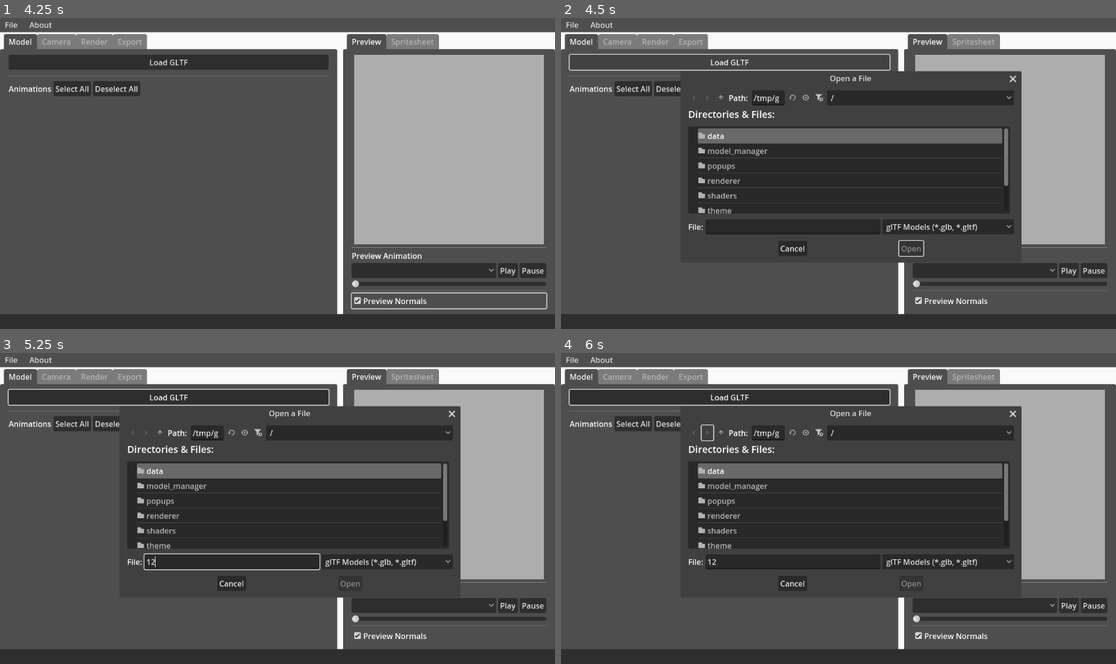
Above: before the commit, frames 1-4 (two rows, left to right).
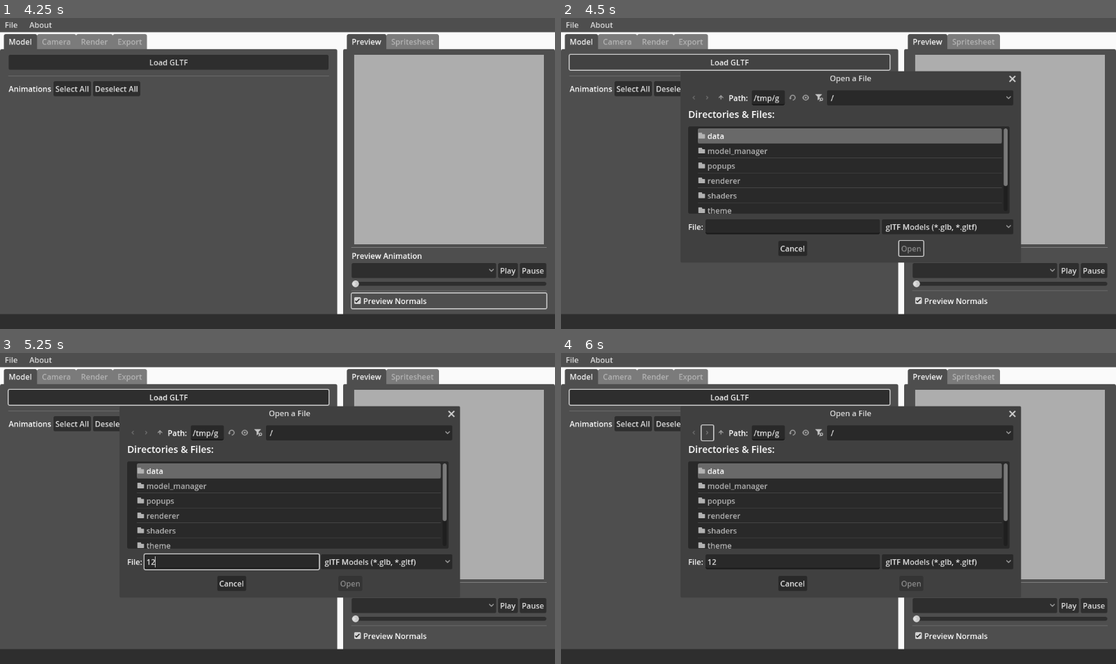
Above: after the commit, the same moments.

Repository: Caaz/FlatPixel
Game: Godot game, scene res://ui/main.tscn
Two runs of this game, one before a commit and one after it. Both use one fixed random seed, a clock stepped at 60 frames per second and the inputs below.
Inputs (mouse positions are in pixels of both pictures, inside the frame that each line leads up to):
- Up to frame 1 (4.25 s): click "Play" at 0.5 s; click "Play" at 1.25 s; click "Select All" at 2 s; click "Deselect All" at 2.75 s; click "Preview Normals" at 3.5 s
- Up to frame 2 (4.5 s): click "Load GLTF" at 4.25 s
- Up to frame 3 (5.25 s): click (233, 561) at 5.02 s; type "12" at 5.1 s
- Up to frame 4 (6 s): click (705, 433) at 5.75 s

Frame 1 is identical in both runs. In frame 2, 0.3% of the frame differs, in the area x 57-83%, y 17-74%; in frame 3, 0.3%; in frame 4, 0.3%.

Commit message:
ui and data prep for turntable mode

Diff:
--- a/data/settings/camera_settings.gd
+++ b/data/settings/camera_settings.gd
@@ -9,3 +9,5 @@
 
 @export var ortho_camera_size: float = 1
 @export var perspective_camera_fov: float = 75
+
+@export var turntable_steps: int = 1
--- /dev/null
+++ b/theme/tooltip_stylebox.tres
@@ -0,0 +1,16 @@
+[gd_resource type="StyleBoxFlat" format=3 uid="uid://bbfjeidm0wuy1"]
+
+[resource]
+content_margin_left = 10.0
+content_margin_top = 4.0
+content_margin_right = 10.0
+content_margin_bottom = 4.0
+bg_color = Color(0.180392, 0.180392, 0.180392, 1)
+border_width_left = 1
+border_width_top = 1
+border_width_right = 1
+border_width_bottom = 1
+corner_radius_top_left = 4
+corner_radius_top_right = 4
+corner_radius_bottom_right = 4
+corner_radius_bottom_left = 4
--- a/theme/ui_theme.tres
+++ b/theme/ui_theme.tres
@@ -7,6 +7,7 @@
 [ext_resource type="StyleBox" uid="uid://c3rgb07avjqxl" path="res://theme/tab_stylebox_hovered.tres" id="2_8aw70"]
 [ext_resource type="StyleBox" uid="uid://bmkgniq0rgoay" path="res://theme/menubar_pressed_stylebox.tres" id="3_p7mgs"]
 [ext_resource type="StyleBox" uid="uid://rn3k57eo8s06" path="res://theme/tab_stylebox_unselected.tres" id="4_eqcwn"]
+[ext_resource type="StyleBox" uid="uid://bbfjeidm0wuy1" path="res://theme/tooltip_stylebox.tres" id="8_7p73w"]
 
 [sub_resource type="StyleBoxFlat" id="StyleBoxFlat_7uusv"]
 draw_center = false
@@ -26,3 +27,4 @@
 TabContainer/styles/tab_hovered = ExtResource("2_8aw70")
 TabContainer/styles/tab_selected = ExtResource("2_7uusv")
 TabContainer/styles/tab_unselected = ExtResource("4_eqcwn")
+TooltipPanel/styles/panel = ExtResource("8_7p73w")
--- /dev/null
+++ b/ui/panels/camera/turntable_mode_button_group.tres
@@ -0,0 +1,3 @@
+[gd_resource type="ButtonGroup" format=3 uid="uid://btl3byugvo8uu"]
+
+[resource]
--- a/ui/panels/camera_panel.gd
+++ b/ui/panels/camera_panel.gd
@@ -15,6 +15,10 @@
 @onready var ortho_size_spin_box: SpinBox = %OrthoSizeSpinBox
 @onready var perspective_only_v_box: VBoxContainer = %PerspectiveOnlyVBox
 @onready var perspective_fov_spin_box: SpinBox = %PerspectiveFovSpinBox
+
+@onready var turntable_off_button: Button = %OffButton
+@onready var turntable_four_direction_button: Button = %FourDirectionButton
+@onready var turntable_eight_direction_button: Button = %EightDirectionButton
 
 func _ready():
 	Session.on_flpx_loaded.connect(_on_flpx_loaded)
@@ -38,7 +42,17 @@
 	settings.ortho_camera_size = ortho_size_spin_box.value
 	settings.perspective_camera_fov = perspective_fov_spin_box.value
 
+	settings.turntable_steps = _get_turntable_value()
+
 	Session.set_camera_settings(settings)
+
+func _get_turntable_value():
+	if turntable_off_button.button_pressed:
+		return 1
+	elif turntable_four_direction_button.button_pressed:
+		return 4
+	elif turntable_eight_direction_button.button_pressed:
+		return 8
 
 func _autoframe():
 	var aabb = Session.capture_model.get_aabb()
@@ -65,3 +79,7 @@
 
 	ortho_size_spin_box.set_value_no_signal(Session.camera_settings.ortho_camera_size)
 	perspective_fov_spin_box.set_value_no_signal(Session.camera_settings.perspective_camera_fov)
+
+	turntable_off_button.button_pressed = Session.camera_settings.turntable_steps == 1
+	turntable_four_direction_button.button_pressed = Session.camera_settings.turntable_steps == 4
+	turntable_eight_direction_button.button_pressed = Session.camera_settings.turntable_steps == 8
--- a/ui/panels/camera_panel.tscn
+++ b/ui/panels/camera_panel.tscn
@@ -1,6 +1,7 @@
-[gd_scene load_steps=2 format=3 uid="uid://biv2jotw81h8x"]
+[gd_scene load_steps=3 format=3 uid="uid://biv2jotw81h8x"]
 
 [ext_resource type="Script" uid="uid://bkxkk7w8il3wt" path="res://ui/panels/camera_panel.gd" id="1_bqdgj"]
+[ext_resource type="ButtonGroup" uid="uid://btl3byugvo8uu" path="res://ui/panels/camera/turntable_mode_button_group.tres" id="2_tw7vk"]
 
 [node name="CameraPanel" type="MarginContainer"]
 anchors_preset = 15
@@ -34,6 +35,42 @@
 min_value = -180.0
 max_value = 180.0
 
+[node name="TurntableModeHBox" type="HBoxContainer" parent="VBoxContainer"]
+layout_mode = 2
+
+[node name="TurntableModeLabel" type="Label" parent="VBoxContainer/TurntableModeHBox"]
+layout_mode = 2
+size_flags_horizontal = 3
+tooltip_text = "Automatically renders multiple times, rotating the model each time."
+mouse_filter = 1
+text = "Turntable Mode:"
+horizontal_alignment = 1
+
+[node name="OffButton" type="Button" parent="VBoxContainer/TurntableModeHBox"]
+unique_name_in_owner = true
+layout_mode = 2
+size_flags_horizontal = 3
+toggle_mode = true
+button_pressed = true
+button_group = ExtResource("2_tw7vk")
+text = "Off"
+
+[node name="FourDirectionButton" type="Button" parent="VBoxContainer/TurntableModeHBox"]
+unique_name_in_owner = true
+layout_mode = 2
+size_flags_horizontal = 3
+toggle_mode = true
+button_group = ExtResource("2_tw7vk")
+text = "4 Directions"
+
+[node name="EightDirectionButton" type="Button" parent="VBoxContainer/TurntableModeHBox"]
+unique_name_in_owner = true
+layout_mode = 2
+size_flags_horizontal = 3
+toggle_mode = true
+button_group = ExtResource("2_tw7vk")
+text = "8 Directions"
+
 [node name="HSeparator" type="HSeparator" parent="VBoxContainer"]
 layout_mode = 2
 
@@ -156,6 +193,9 @@
 [connection signal="value_changed" from="VBoxContainer/ModelRotationHBox/ModelRotationSpinBox" to="VBoxContainer/ModelRotationHBox/ModelRotationSlider" method="set_value_no_signal"]
 [connection signal="value_changed" from="VBoxContainer/ModelRotationHBox/ModelRotationSpinBox" to="." method="_on_value_changed" unbinds=1]
 [connection signal="value_changed" from="VBoxContainer/ModelRotationHBox/ModelRotationSlider" to="VBoxContainer/ModelRotationHBox/ModelRotationSpinBox" method="set_value"]
+[connection signal="pressed" from="VBoxContainer/TurntableModeHBox/OffButton" to="." method="_on_value_changed"]
+[connection signal="pressed" from="VBoxContainer/TurntableModeHBox/FourDirectionButton" to="." method="_on_value_changed"]
+[connection signal="pressed" from="VBoxContainer/TurntableModeHBox/EightDirectionButton" to="." method="_on_value_changed"]
 [connection signal="value_changed" from="VBoxContainer/CameraOffsetHBox/XSpinBox" to="." method="_on_value_changed" unbinds=1]
 [connection signal="value_changed" from="VBoxContainer/CameraOffsetHBox/YSpinBox" to="." method="_on_value_changed" unbinds=1]
 [connection signal="value_changed" from="VBoxContainer/CameraOffsetHBox/ZSpinBox" to="." method="_on_value_changed" unbinds=1]
--- a/util/flpx_handler.gd
+++ b/util/flpx_handler.gd
@@ -32,7 +32,8 @@
 			"camera_tilt": flpx.camera_settings.camera_tilt,
 			"ortho_camera": flpx.camera_settings.ortho_camera,
 			"ortho_camera_size": flpx.camera_settings.ortho_camera_size,
-			"perspective_camera_fov": flpx.camera_settings.perspective_camera_fov
+			"perspective_camera_fov": flpx.camera_settings.perspective_camera_fov,
+			"turntable_steps": flpx.camera_settings.turntable_steps
 		},
 		"render": {
 			"resolution": var_to_str(flpx.render_settings.resolution),
@@ -60,6 +61,7 @@
 	flpx.camera_settings.ortho_camera = dict["camera"]["ortho_camera"]
 	flpx.camera_settings.ortho_camera_size = dict["camera"]["ortho_camera_size"]
 	flpx.camera_settings.perspective_camera_fov = dict["camera"]["perspective_camera_fov"]
+	flpx.camera_settings.turntable_steps = dict["camera"]["turntable_steps"]
 
 	flpx.render_settings.resolution = str_to_var(dict["render"]["resolution"])
 	flpx.render_settings.use_color_quantization = dict["render"]["use_color_quantization"]
Not shown: 1 places in theme/ui_theme.tres that only renumber resources
